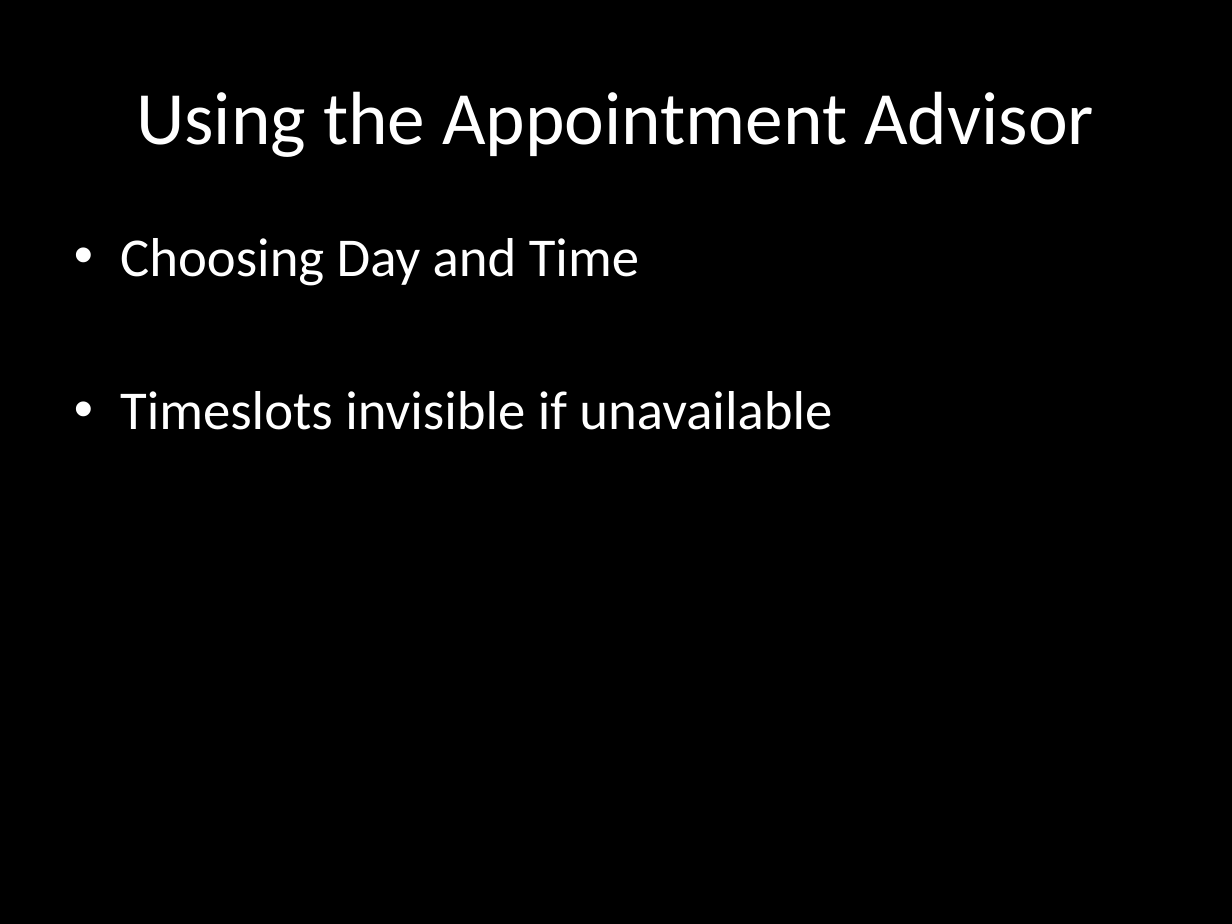
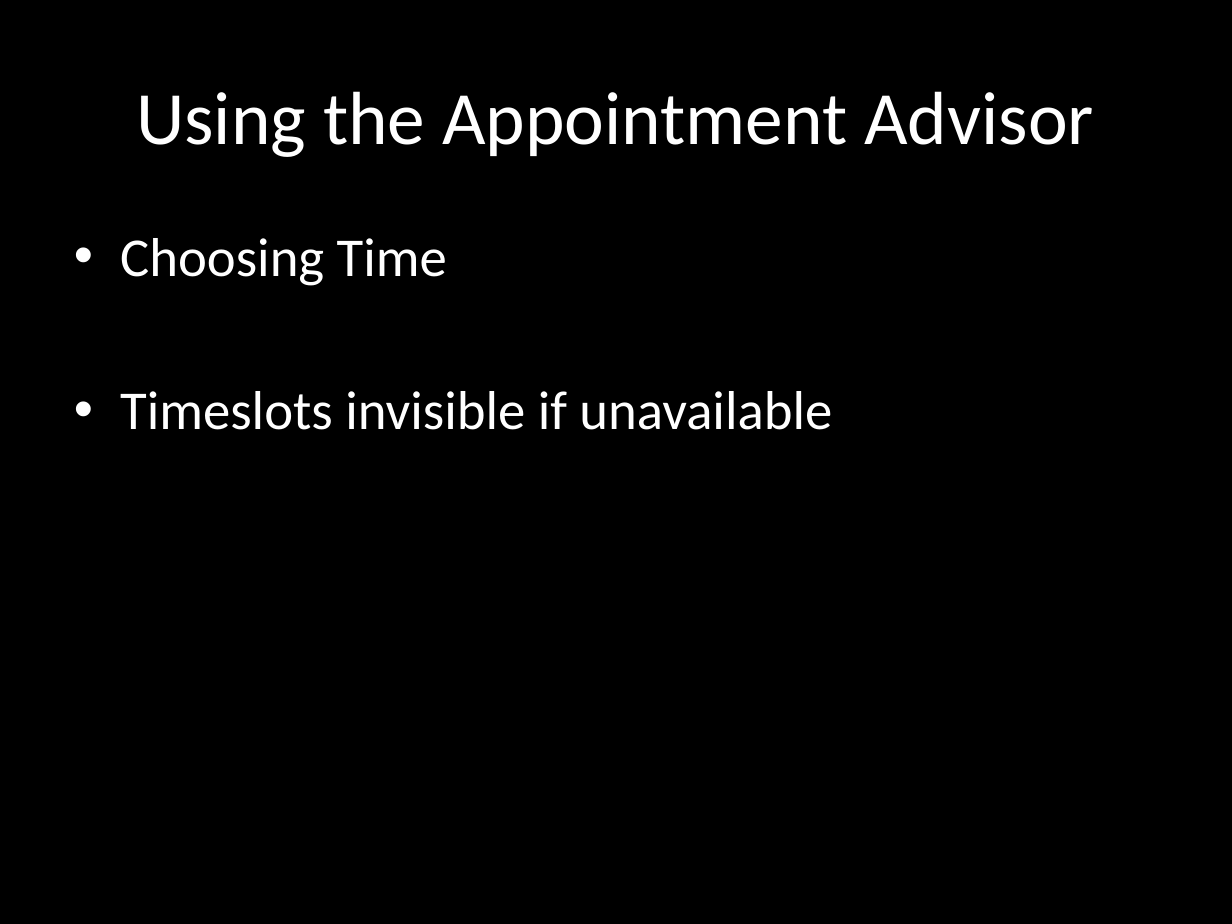
Before and after one commit to Deuro/Schedule-UMBC-DC-YW, a slide deck: slide 11 of Presentate.pptx (slide 10 before the commit). Drawn at 1232x924 pixels with LibreOffice and Linux fonts; fonts in the diff are those of the drawing. Boxes give left, top, right and bottom in pixels: in the first picture for what was removed or moved away, otherwise in the second. Text is boxed around its words. In the diff, an @@ line names an element or a change of style, - is before the commit and + after.

```diff
--- a/Presentate.pptx
+++ b/Presentate.pptx
@@ text at bbox=[120, 238, 447, 286]: text changed @@
-• Choosing Day and Time
+• Choosing Time
```
Also in this commit, not shown: 8 other slides changed, 1 slide added, 1 other file.
